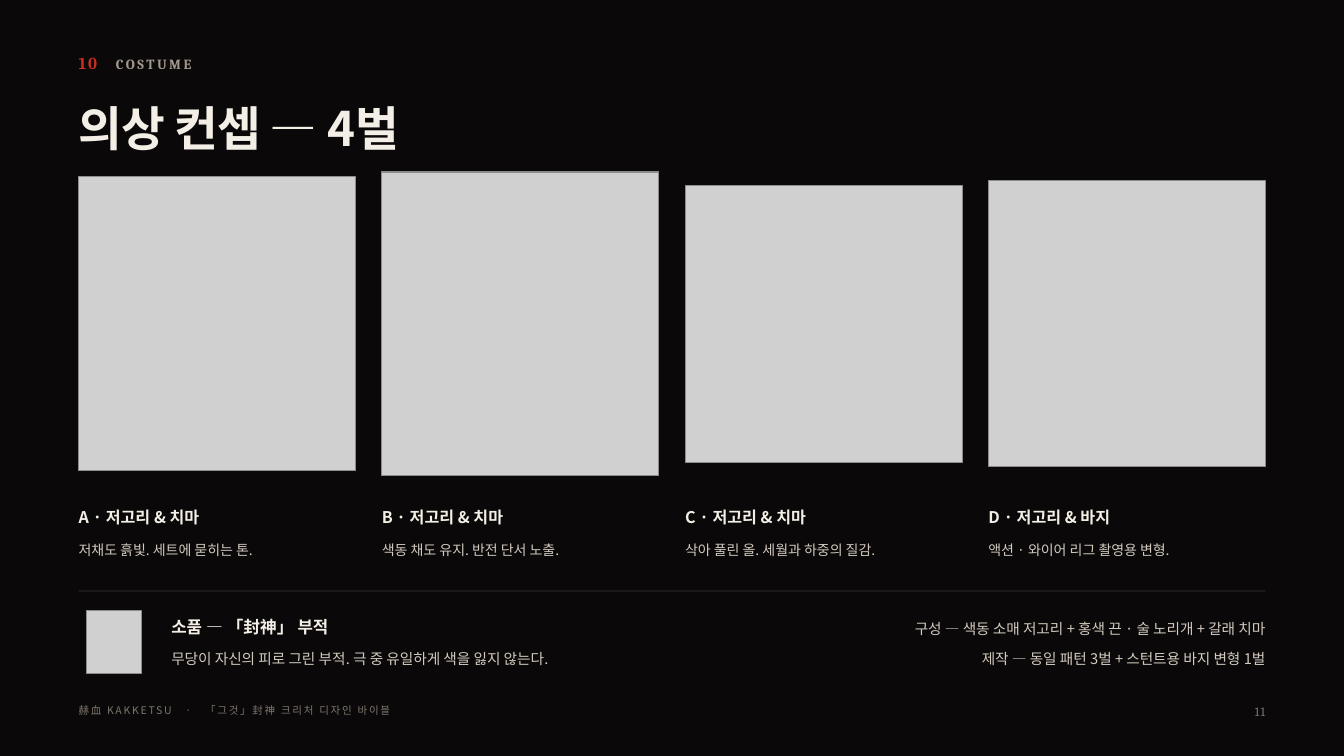
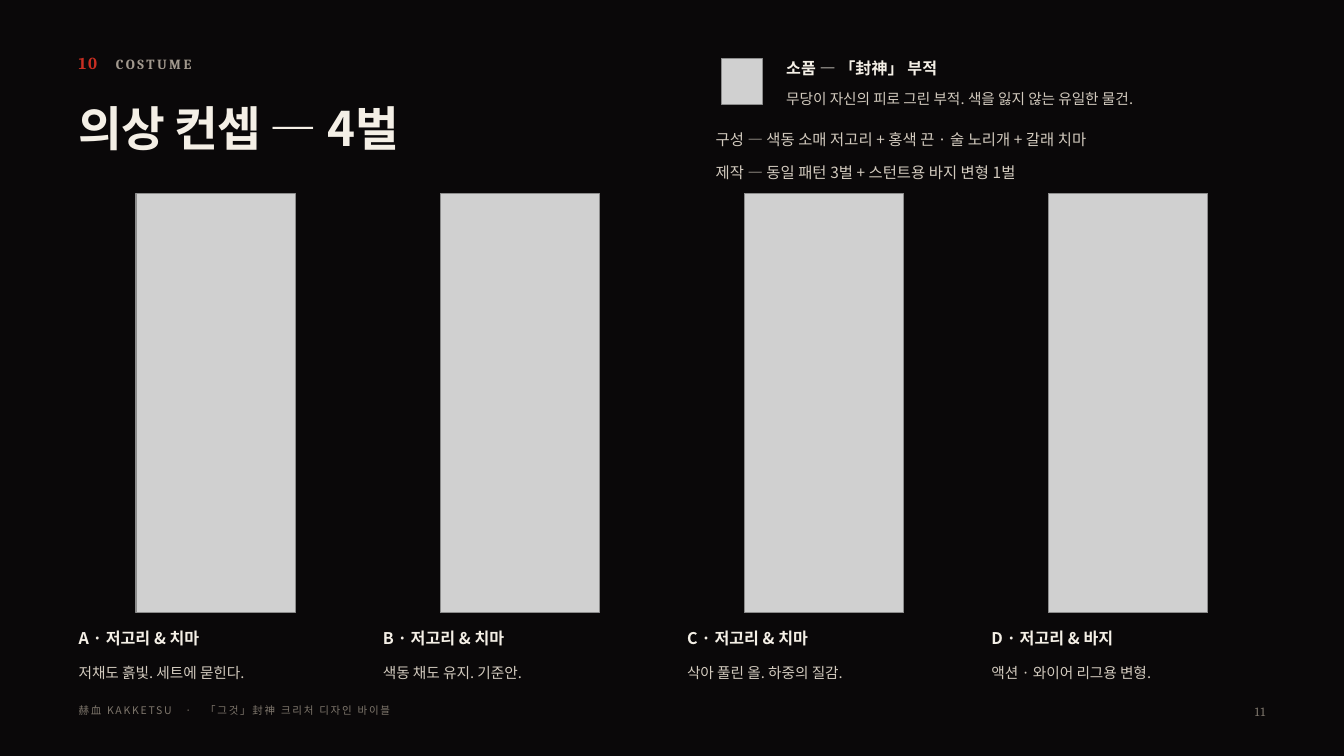
Before and after one commit to yellow8227-cmd/char-counter, a slide deck: slide 12 of kakketsu/build/KAKKETSU_그것_컨셉레퍼런스_KR.pptx. Drawn at 1344x756 pixels with LibreOffice and Linux fonts; fonts in the diff are those of the drawing; grey boxes stand for pictures. Boxes give left, top, right and bottom in pixels: in the first picture for what was removed or moved away, otherwise in the second. Text is boxed around its words. In the diff, an @@ line names an element or a change of style, - is before the commit and + after.

```diff
--- a/kakketsu/build/KAKKETSU_그것_컨셉레퍼런스_KR.pptx
+++ b/kakketsu/build/KAKKETSU_그것_컨셉레퍼런스_KR.pptx
@@ picture: place and size @@
-picture at bbox=[87, 611, 141, 674]
+picture at bbox=[722, 58, 762, 105]
@@ text "소품 — 「封神」 부적": place and size @@
-text "소품 — 「封神」 부적" at bbox=[171, 618, 549, 665]
+text "소품 — 「封神」 부적" at bbox=[786, 60, 1133, 105]
@@ text at bbox=[786, 60, 937, 76]: size 12 to 11.5 pt in "소품 — 「封神」 부적" @@
@@ text at bbox=[786, 92, 1133, 105]: text changed @@
-무당이 자신의 피로 그린 부적. 극 중 유일하게 색을 잃지 않는다.
+무당이 자신의 피로 그린 부적. 색을 잃지 않는 유일한 물건.
@@ text "구성 — 색동 소매 저고리 ...": place and size @@
-text "구성 — 색동 소매 저고리 ..." at bbox=[915, 621, 1266, 665]
+text "구성 — 색동 소매 저고리 ..." at bbox=[716, 132, 1086, 179]
@@ text "구성 — 색동 소매 저고리 ..." at bbox=[716, 132, 1086, 179]: size 10.5 to 11 pt; alignment right to left; more space between paragraphs @@
@@ picture removed at bbox=[79, 176, 356, 470] @@
@@ picture removed at bbox=[382, 172, 659, 476] @@
@@ picture added at bbox=[136, 194, 295, 613] @@
@@ picture added at bbox=[441, 194, 600, 613] @@
@@ picture removed at bbox=[686, 186, 963, 463] @@
@@ picture added at bbox=[745, 194, 904, 613] @@
@@ picture removed at bbox=[988, 180, 1265, 466] @@
@@ picture added at bbox=[1049, 194, 1208, 613] @@
@@ rectangle removed at bbox=[79, 591, 1265, 592] @@
@@ text "A · 저고리 & 치마": place and size @@
-text "A · 저고리 & 치마" at bbox=[79, 509, 253, 556]
+text "A · 저고리 & 치마" at bbox=[79, 630, 245, 679]
@@ text "B · 저고리 & 치마": place and size @@
-text "B · 저고리 & 치마" at bbox=[382, 509, 560, 556]
+text "B · 저고리 & 치마" at bbox=[383, 630, 521, 679]
@@ text "C · 저고리 & 치마": place and size @@
-text "C · 저고리 & 치마" at bbox=[685, 509, 875, 556]
+text "C · 저고리 & 치마" at bbox=[687, 630, 843, 679]
@@ text "D · 저고리 & 바지": place and size @@
-text "D · 저고리 & 바지" at bbox=[988, 509, 1169, 556]
+text "D · 저고리 & 바지" at bbox=[991, 630, 1151, 679]
@@ text at bbox=[79, 665, 245, 679]: text changed; size 10 to 10.5 pt @@
-저채도 흙빛. 세트에 묻히는 톤.
+저채도 흙빛. 세트에 묻힌다.
@@ text at bbox=[383, 666, 521, 679]: text changed; size 10 to 10.5 pt @@
-색동 채도 유지. 반전 단서 노출.
+색동 채도 유지. 기준안.
@@ text at bbox=[687, 666, 843, 679]: text changed; size 10 to 10.5 pt @@
-삭아 풀린 올. 세월과 하중의 질감.
+삭아 풀린 올. 하중의 질감.
@@ text at bbox=[991, 665, 1151, 679]: text changed; size 10 to 10.5 pt @@
-액션 · 와이어 리그 촬영용 변형.
+액션 · 와이어 리그용 변형.
```
Also in this commit, not shown: 2 other slides changed, 19 other files.
